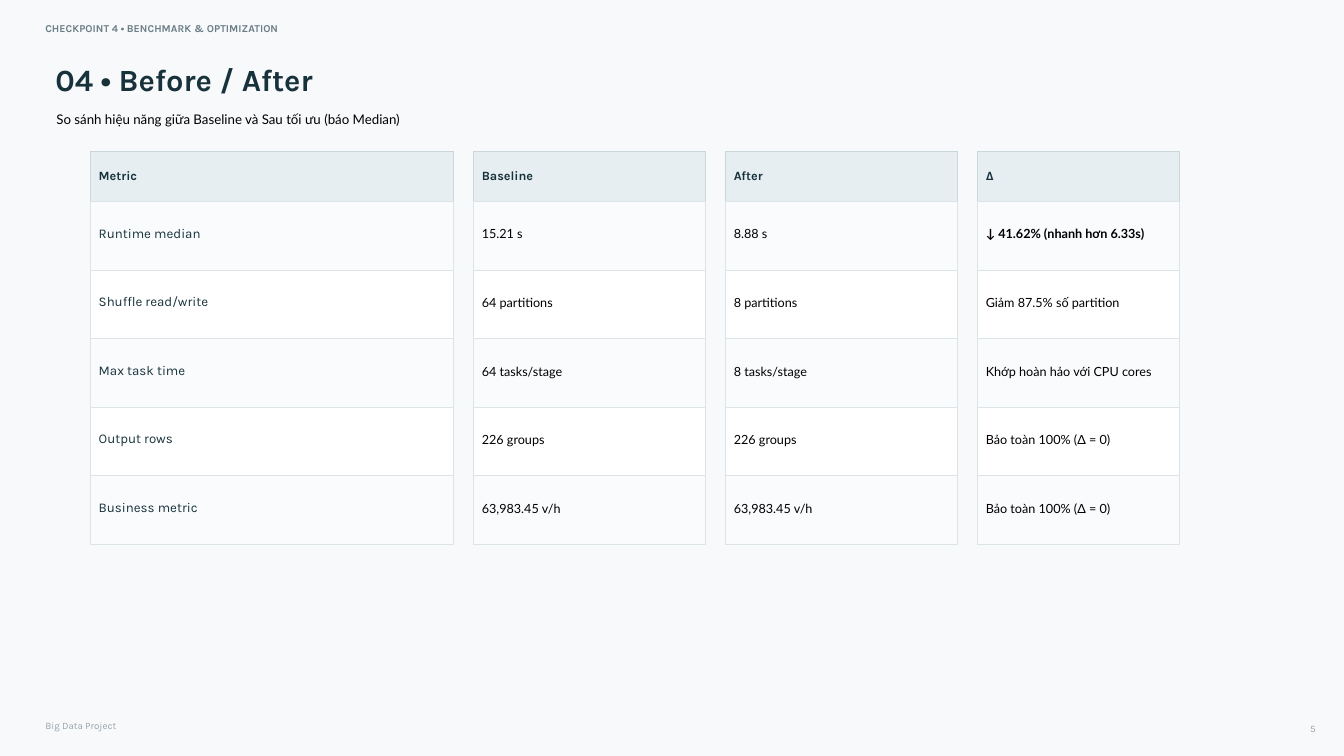
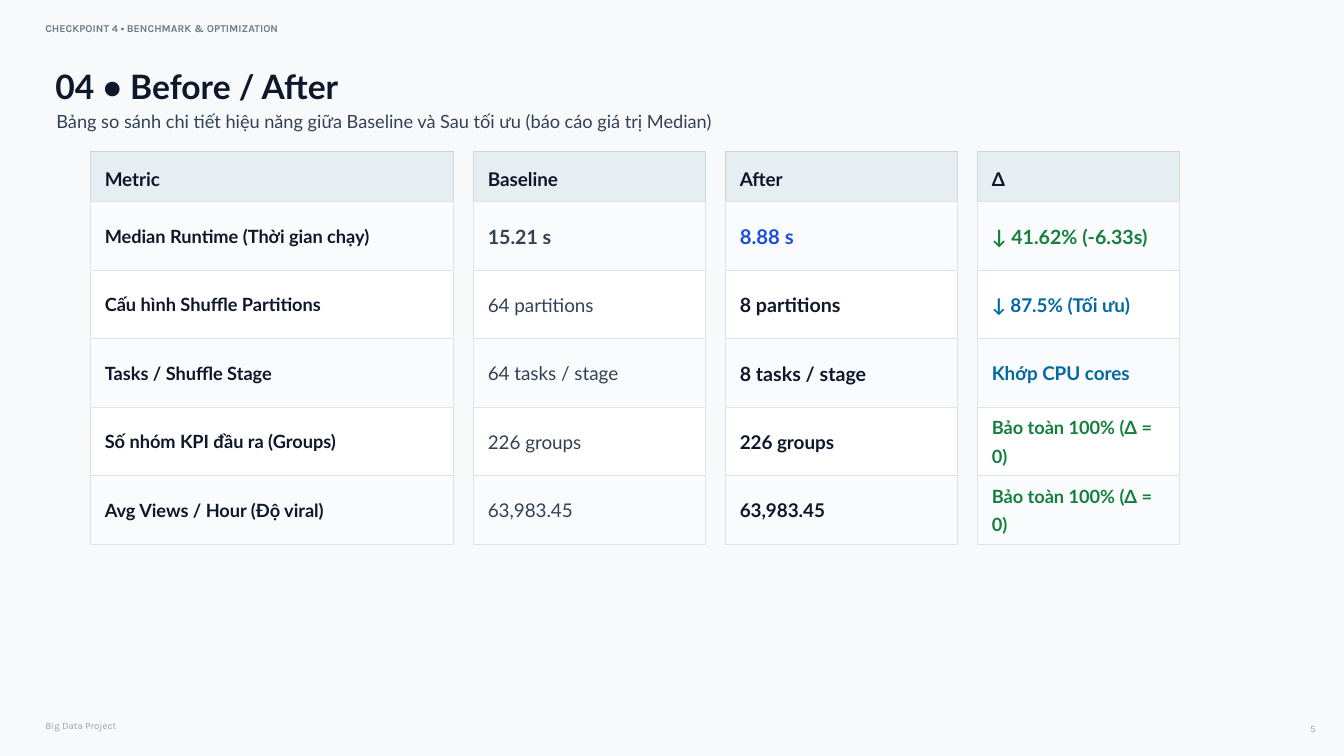
Before and after one commit to kichirou244/bigdata-project, a slide deck: slide 5 of docs/BigData_DoAn4_Checkpoint4_Report.pptx. Drawn at 1344x756 pixels with LibreOffice and Linux fonts; fonts in the diff are those of the drawing. Boxes give left, top, right and bottom in pixels: in the first picture for what was removed or moved away, otherwise in the second. Text is boxed around its words. In the diff, an @@ line names an element or a change of style, - is before the commit and + after.

Commit message:
fix(deck): upscale typography (12-14.5pt), enforce run-level WCAG high-contrast colors, fix layout collision

```diff
--- a/docs/BigData_DoAn4_Checkpoint4_Report.pptx
+++ b/docs/BigData_DoAn4_Checkpoint4_Report.pptx
@@ text "04 • Before / After" at [55,74,339,100]: size 22 to 24 pt, font Karla to Lato, text colour #18323C to #0F172A; line spacing 1 to 1.3; more space between paragraphs @@
@@ text at [56,113,711,132]: text changed; size 9.5 to 13 pt; text colour #000000 to #334155 @@
-So sánh hiệu năng giữa Baseline và Sau tối ưu (báo Median)
+Bảng so sánh chi tiết hiệu năng giữa Baseline và Sau tối ưu (báo cáo giá trị Median)
@@ size 9 to 13.5 pt, font Karla to Lato, text colour #18323C to #0F172A; line spacing 1 to 1.3 in 4 elements at [105,172,160,186], [488,172,558,186], [740,172,783,186], [992,172,1005,186] @@
@@ text at [105,229,369,247]: text changed; size 9.5 to 13 pt; font Karla to Lato; text colour #18323C to #0F172A; bold on @@
-Runtime median
+Median Runtime (Thời gian chạy)
@@ text "15.21 s" at [488,229,552,244]: size 9 to 14 pt, text colour #000000 to #334155, bold on; line spacing 1.15 to 1.3 @@
@@ text "8.88 s" at [740,229,794,244]: size 9 to 14.5 pt, text colour #000000 to #1D4ED8, bold on; line spacing 1.15 to 1.3 @@
@@ text at [1011,229,1147,247]: text changed; size 9 to 14 pt; text colour #000000 to #15803D @@
-↓ 41.62% (nhanh hơn 6.33s)
+↓ 41.62% (-6.33s)
@@ text at [105,296,321,311]: text changed; size 9.5 to 13 pt; font Karla to Lato; text colour #18323C to #0F172A; bold on @@
-Shuffle read/write
+Cấu hình Shuffle Partitions
@@ text "64 partitions" at [488,298,593,316]: size 9 to 13.5 pt, text colour #000000 to #334155; line spacing 1.15 to 1.3 @@
@@ text "8 partitions" at [740,297,841,316]: size 9 to 14 pt, text colour #000000 to #0F172A, bold on; line spacing 1.15 to 1.3 @@
@@ text at [1010,297,1130,315]: text changed; size 9 to 13.5 pt; text colour #000000 to #0369A1; bold on @@
-Giảm 87.5% số partition
+↓ 87.5% (Tối ưu)
@@ text at [105,366,272,384]: text changed; size 9.5 to 13 pt; font Karla to Lato; text colour #18323C to #0F172A; bold on @@
-Max task time
+Tasks / Shuffle Stage
@@ text at [488,366,618,384]: text changed; size 9 to 13.5 pt; text colour #000000 to #334155 @@
-64 tasks/stage
+64 tasks / stage
@@ text at [740,366,867,385]: text changed; size 9 to 14 pt; text colour #000000 to #0F172A; bold on @@
-8 tasks/stage
+8 tasks / stage
@@ text at [992,366,1130,384]: text changed; size 9 to 13.5 pt; text colour #000000 to #0369A1; bold on @@
-Khớp hoàn hảo với CPU cores
+Khớp CPU cores
@@ text at [105,433,336,451]: text changed; size 9.5 to 13 pt; font Karla to Lato; text colour #18323C to #0F172A; bold on @@
-Output rows
+Số nhóm KPI đầu ra (Groups)
@@ text "226 groups" at [488,435,581,453]: size 9 to 13.5 pt, text colour #000000 to #334155; line spacing 1.15 to 1.3 @@
@@ text "226 groups" at [740,435,834,453]: size 9 to 13.5 pt, text colour #000000 to #0F172A, bold on; line spacing 1.15 to 1.3 @@
@@ text "Bảo toàn 100% (Δ = ..." at [992,420,1138,466]: size 9 to 13 pt, text colour #000000 to #15803D, bold on; line spacing 1.15 to 1.3 @@
@@ text at [105,503,324,521]: text changed; size 9.5 to 13 pt; font Karla to Lato; text colour #18323C to #0F172A; bold on @@
-Business metric
+Avg Views / Hour (Độ viral)
@@ text at [488,503,573,519]: text changed; size 9 to 13.5 pt; text colour #000000 to #334155 @@
-63,983.45 v/h
+63,983.45
@@ text at [740,503,825,520]: text changed; size 9 to 13.5 pt; text colour #000000 to #0F172A; bold on @@
-63,983.45 v/h
+63,983.45
@@ text "Bảo toàn 100% (Δ = ..." at [992,489,1138,534]: size 9 to 13 pt, text colour #000000 to #15803D, bold on; line spacing 1.15 to 1.3 @@
```
Also in this commit, not shown: 5 other slides changed, 5 other files.
